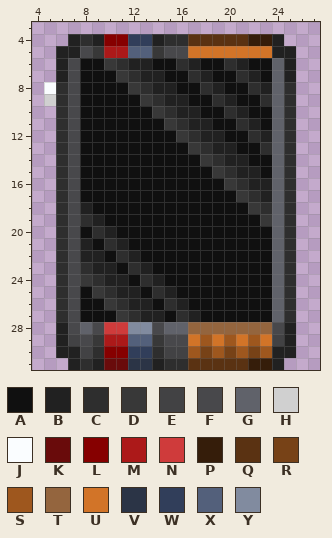
Pixel-art sprite, stored at Resources/Textures/_DV/Objects/Devices/pda.rsi/pda-prisonguard.png. The picture above was drawn from the file before the commit.
The file is 32x32 pixels. Colours within 5 levels of each other are drawn and written as one. Shown: x 4..27, y 3..31.
Palette (. is transparent): A #101010  B #212121  C #2e2e2e  D #383838  E #424244  F #48484b  G #60626a  H #d0d0d0  J #fafdff  K #690b0b  L #860000  M #ac1919  N #cf3b3b  P #351d0a  Q #5a3212  R #774217  S #9e571e  T #94653e  U #d27428  V #2b3446  W #313e5a  X #53607b  Y #818b9f
Pixels before, first column x 5:
 4 ..BCBLLWWBCCQQQQQPPB.
 5 .BBFDMMXXDFFUUUUUUUBB
 6 .BFAADCBBAACBAACBAAGB
 7 .BFAAADCBBAACBAACBAGB
 8 JCFAAAADCBBAACBAACBGC
 9 HCFAAAAADCBBAACBAACGC
10 .CFAAAAAADCBBAACBAAGC
11 .CFAAAAAAADCBBAACBAGC
12 .CFAAAAAAAADCBBAACBGC
13 .CFAAAAAAAAADCBBAACGC
14 .CFAAAAAAAAAADCBBAAGC
15 .CFAAAAAAAAAAADCBBAGC
16 .CFAAAAAAAAAAAADCBBGC
17 .CFAAAAAAAAAAAAADCBGC
18 .CFBAAAAAAAAAAAAADCGC
19 .CFCBAAAAAAAAAAAAADGC
20 .CFACBAAAAAAAAAAAAAGC
21 .CFBACBAAAAAAAAAAAAGC
22 .CFBBACBAAAAAAAAAAAGC
23 .CFCBBACBAAAAAAAAAAGC
24 .CFDCBBACBAAAAAAAAAGC
25 .CFADCBBACBAAAAAAAAGC
26 .CFAADCBBACBAAAAAAAGC
27 .CFAAADCBBACBAAAAAAGC
28 .BFGFNNYYFGGTTTTTTTFB
29 .BEFDMMXXDFFUSUSUSUEB
30 .BBECLLWWCEESRSRSRSBB
31 ..BCBKKVVBCCQQQQQPPB.
Once edited:
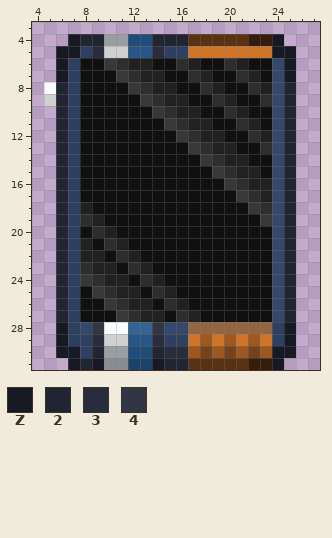
Colours new in this view: Z #171a24  2 #212431  3 #282c3c  4 #323543
Log entry: PDA's Recoloured all security related PDA's.
From old to new:
colour F: #48484b -> #2e4062
colour G: #60626a -> #34476c
colour K: #690b0b -> #888d93
colour L: #860000 -> #999ea2
colour V: #2b3446 -> #1a426a
colour W: #313e5a -> #1f4c79
colour X: #53607b -> #275686
colour Y: #818b9f -> #326496
Changed rows in their new state; - is a pixel that keeps its letter.
first column x 6:
 4 -Z22----222-------Z-
 5 ZZ-3HH--3---------ZZ
 6 Z------------------Z
 7 Z------------------Z
 8 2------------------2
 9 2------------------2
10 2------------------2
11 2------------------2
12 2------------------2
13 2------------------2
14 2------------------2
15 2------------------2
16 2------------------2
17 2------------------2
18 2------------------2
19 2------------------2
20 2------------------2
21 2------------------2
22 2------------------2
23 2------------------2
24 2------------------2
25 2------------------2
26 2------------------2
27 2------------------2
28 Z--4JJ--4----------Z
29 ZF-3HH--3---------FZ
30 ZZF2----233-------ZZ
31 -Z2Z----Z22-------Z-
Pixel boxes of the changes (left, top, right, bottom) in both pictures:
changed: (56, 34, 188, 370)
changed: (272, 34, 296, 370)
